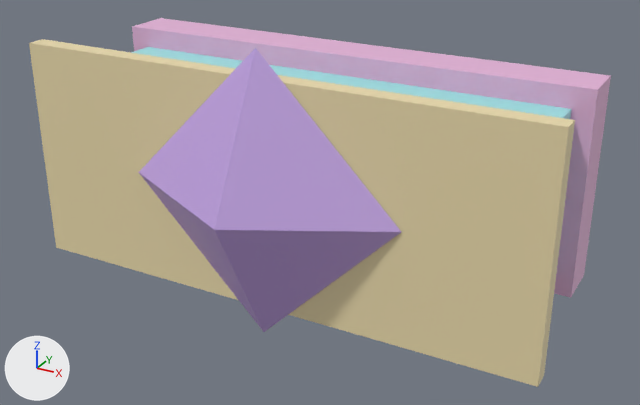
The glTF model public/studio/v2.15.0/d_jongmyo/model.glb, before and after one commit.
Camera for both pictures: a camera (50 mm lens) standing at (3.93, -7.95, 3.13) and looking at (0.26, -1.27, -0.21). Arrows for +X, +Y and +Z are at lower left; the lights stay in place. The older version comes first. Where no turn or scale is listed for an object, it has been applied to the vertices.

Objects in the first picture: 'part0', 'part1', 'part2', 'part3'.
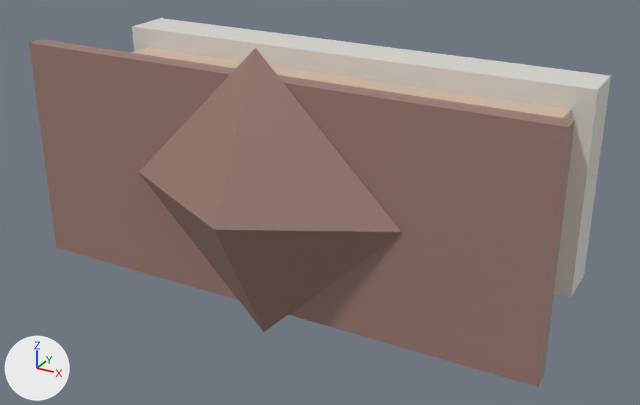
Pixel boxes (x1, y1, x2, y2) of what changed, in the pictures (640 x 405 px):
part 1 of me_geometry_0, recoloured
    both: (132, 18, 611, 297)
part 2 of me_geometry_1, recoloured
    both: (131, 47, 571, 119)
part 3 of me_geometry_2, recoloured (beige to brown)
    both: (29, 39, 575, 387)
part 4 of me_geometry_3, recoloured (purple to brown)
    both: (139, 48, 401, 332)

What changed in the scene script:
```text
Change me_geometry_0:
    where me_geometry_0.from_pydata(...)  # 8 vertices, 12 faces; spans x -2.5..2.5, y -0.5..0.0, z -1.0..1.0
    used by ob_part0; location = (0.0, 0.0, 0.0)
    me_geometry_0 part 1: 12 faces centred in x -2.5..2.5, y -0.5..0.0, z -1.0..1.0 are repainted in the vertex colours; the middle colour goes from pink #e7b4da to light grey #dcdad4
Change me_geometry_1:
    where me_geometry_1.from_pydata(...)  # 8 vertices, 12 faces; spans x -2.3..2.3, y -1.7..-0.5, z -0.8..0.8
    used by ob_part1; location = (0.0, 0.0, 0.0)
    me_geometry_1 part 2: 12 faces centred in x -2.3..2.3, y -1.7..-0.5, z -0.8..0.8 are repainted in the vertex colours; the middle colour goes from cyan #a0e5e6 to beige #d4bba5
Change me_geometry_2:
    where me_geometry_2.from_pydata(...)  # 8 vertices, 12 faces; spans x -2.6..2.6, y -1.89..-1.71, z -1.1..1.1
    used by ob_part2; location = (0.0, 0.0, 0.0)
    me_geometry_2 part 3: 12 faces centred in x -2.6..2.6, y -1.89..-1.71, z -1.1..1.1 are repainted in the vertex colours; the middle colour goes from beige #ecdcad to brown #9d7c72
Change me_geometry_3:
    where me_geometry_3.from_pydata(...)  # 6 vertices, 8 faces; spans x -1.36..1.36, y -2.6..-1.9, z -1.36..1.36
    used by ob_part3; location = (0.0, 0.0, 0.0)
    me_geometry_3 part 4: 8 faces centred in x -0.45..0.45, y -2.13..-1.9, z -0.45..0.45 are repainted in the vertex colours; the middle colour goes from purple #c2a3e3 to brown #9d7c72
```
